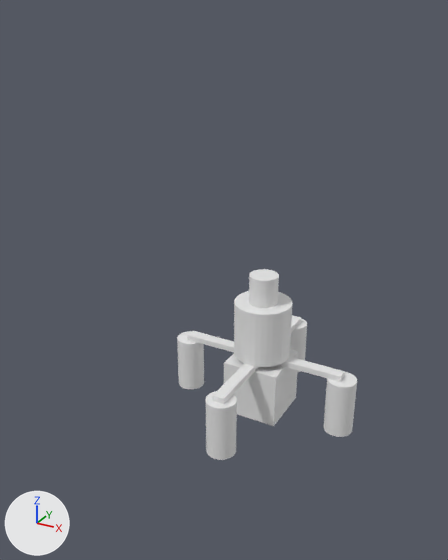
Two versions of the FBX model Assets/Model/Extra Buildings/Building 27.fbx, one commit apart.
One viewpoint serves both versions: a 50 mm camera at (8.12, -17.57, 13.47) aimed at (-0.55, -1.81, 5.59). Every picture has the same lights, and +X, +Y and +Z are marked at lower left. Where no turn or scale is listed for an object, it has been applied to the vertices.
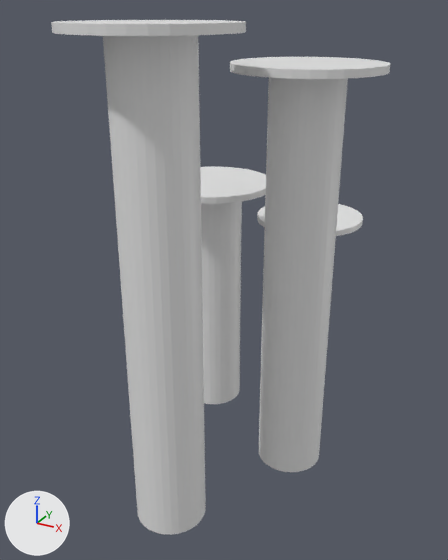
Boxes [x1, y1, x2, y2] around the edits, measured in the pictures (448 x 560 px):
'Cylinder.309', added
    after: [103, 35, 200, 137]
'Cylinder.024', moved, rescaled
    before: [205, 391, 237, 460]
    after: [116, 216, 202, 309]
'Cylinder.304', added
    after: [110, 129, 201, 228]
'Cylinder.025', moved
    before: [234, 291, 293, 367]
    after: [260, 345, 327, 420]
'Cylinder.026', moved, rescaled
    before: [249, 269, 279, 308]
    after: [265, 150, 342, 233]
'Cylinder.307', added
    after: [267, 77, 348, 158]
'Cylinder.319', added
    after: [122, 294, 203, 382]
'Cylinder.320', added
    after: [127, 365, 204, 448]
'Cylinder.316', added
    after: [263, 222, 337, 301]
'Cylinder.321', added
    after: [132, 428, 205, 507]
'Cylinder.317', added
    after: [261, 288, 332, 363]
'Cylinder.003', added
    after: [259, 403, 323, 472]
'Cylinder.021', moved, rescaled
    before: [177, 331, 204, 389]
    after: [203, 297, 241, 358]
'Cube.006', deleted
    before: [224, 349, 298, 426]
'Cylinder.313', added
    after: [230, 57, 390, 79]
'Cylinder.314', added
    after: [51, 20, 246, 36]
'Cylinder.312', added
    after: [200, 167, 266, 204]
'Cylinder.315', added
    after: [202, 245, 241, 307]
'Cylinder.308', added
    after: [201, 202, 242, 253]
'Cylinder.322', added
    after: [136, 485, 206, 535]
'Cylinder.022', moved, rescaled (not visible afterwards)
    before: [323, 372, 357, 437]
'Cylinder.059', added
    after: [203, 347, 240, 404]
'Cylinder.311', added
    after: [257, 204, 363, 236]
'Cube.008', deleted
    before: [279, 356, 345, 382]
'Cube.010', deleted
    before: [213, 363, 258, 404]
'Cube.007', deleted
    before: [187, 331, 234, 352]
'Cube.009', deleted
    before: [291, 315, 301, 332]

Edits to the bpy script that builds the scene:
```text
Change ob_cylinder_022:
    ob_cylinder_022.scale: (0.5, 0.5, 1.0) -> (1.0, 1.0, 1.0)
    ob_cylinder_022.location: (3.0, 0.0, 1.0) -> (0.0, 4.0, 1.0)
Remove ob_cube_009:
    ob_cube_009 = bpy.data.objects.new('Cube.009', me_cube_047)
Remove ob_cube_008:
    ob_cube_008 = bpy.data.objects.new('Cube.008', me_cube_046)
Change ob_cylinder_026:
    ob_cylinder_026.scale: (0.5, 0.5, 0.5) -> (1.0, 1.0, 1.0)
    ob_cylinder_026.location: (0.0, 0.0, 4.7) -> (2.0, -2.0, 9.0)
Change ob_cylinder_021:
    ob_cylinder_021.scale: (0.5, 0.5, 1.0) -> (1.0, 1.0, 1.0)
    ob_cylinder_021.location: (-3.0, 0.0, 1.0) -> (-2.0, 0.0, 3.0)
Remove ob_cube_007:
    ob_cube_007 = bpy.data.objects.new('Cube.007', me_cube_045)
Change ob_cylinder_025:
    ob_cylinder_025.location: (0.0, 0.0, 3.2) -> (2.0, -2.0, 3.0)
Change ob_cylinder_024:
    ob_cylinder_024.scale: (0.5, 0.5, 1.0) -> (1.0, 1.0, 1.0)
    ob_cylinder_024.location: (0.0, -3.0, 1.0) -> (0.0, -6.0, 8.0)
Remove ob_cube_010:
    ob_cube_010 = bpy.data.objects.new('Cube.010', me_cube_048)
Remove ob_cube_006:
    ob_cube_006 = bpy.data.objects.new('Cube.006', me_cube_044)
Add ob_cylinder_307:
    ob_cylinder_307 = bpy.data.objects.new('Cylinder.307', me_cylinder_440)  # a 32-sided cylinder along z spanning x -1.0..1.0, y -1.0..1.0, z -1.0..1.0
    ob_cylinder_307.location = (2.0, -2.0, 11.0)
Add ob_cylinder_322:
    ob_cylinder_322 = bpy.data.objects.new('Cylinder.322', me_cylinder_458)  # a 32-sided cylinder along z spanning x -1.0..1.0, y -1.0..1.0, z -0.5..0.5
    ob_cylinder_322.location = (0.0, -6.0, 0.5)
Add ob_cylinder_311:
    ob_cylinder_311 = bpy.data.objects.new('Cylinder.311', me_cylinder_444)  # a 32-sided cylinder along z spanning x -1.0..1.0, y -1.0..1.0, z -1.0..1.0
    ob_cylinder_311.location = (0.0, 4.0, 6.1)
    ob_cylinder_311.scale = (-2.0, -2.0, -0.1)
Add ob_cylinder_320:
    ob_cylinder_320 = bpy.data.objects.new('Cylinder.320', me_cylinder_456)  # a 32-sided cylinder along z spanning x -1.0..1.0, y -1.0..1.0, z -1.0..1.0
    ob_cylinder_320.location = (0.0, -6.0, 4.0)
Add ob_cylinder_315:
    ob_cylinder_315 = bpy.data.objects.new('Cylinder.315', me_cylinder_451)  # a 32-sided cylinder along z spanning x -1.0..1.0, y -1.0..1.0, z -1.0..1.0
    ob_cylinder_315.location = (-2.0, 0.0, 5.0)
Add ob_cylinder_308:
    ob_cylinder_308 = bpy.data.objects.new('Cylinder.308', me_cylinder_451.copy())
    ob_cylinder_308.location = (-2.0, 0.0, 7.0)
Add ob_cylinder_314:
    ob_cylinder_314 = bpy.data.objects.new('Cylinder.314', me_cylinder_450)  # a 32-sided cylinder along z spanning x -1.0..1.0, y -1.0..1.0, z -1.0..1.0
    ob_cylinder_314.location = (0.0, -6.0, 13.1)
    ob_cylinder_314.scale = (-2.0, -2.0, -0.1)
Add ob_cylinder_319:
    ob_cylinder_319 = bpy.data.objects.new('Cylinder.319', me_cylinder_456.copy())
    ob_cylinder_319.location = (0.0, -6.0, 6.0)
Add ob_cylinder_316:
    ob_cylinder_316 = bpy.data.objects.new('Cylinder.316', me_cylinder_440.copy())
    ob_cylinder_316.location = (2.0, -2.0, 7.0)
Add ob_cylinder_059:
    ob_cylinder_059 = bpy.data.objects.new('Cylinder.059', me_cylinder_451.copy())
    ob_cylinder_059.location = (-2.0, 0.0, 1.0)
Add ob_cylinder_003:
    ob_cylinder_003 = bpy.data.objects.new('Cylinder.003', me_cylinder_440.copy())
    ob_cylinder_003.location = (2.0, -2.0, 1.0)
Add ob_cylinder_304:
    ob_cylinder_304 = bpy.data.objects.new('Cylinder.304', me_cylinder_456.copy())
    ob_cylinder_304.location = (0.0, -6.0, 10.0)
Add ob_cylinder_317:
    ob_cylinder_317 = bpy.data.objects.new('Cylinder.317', me_cylinder_440.copy())
    ob_cylinder_317.location = (2.0, -2.0, 5.0)
Add ob_cylinder_321:
    ob_cylinder_321 = bpy.data.objects.new('Cylinder.321', me_cylinder_456.copy())
    ob_cylinder_321.location = (0.0, -6.0, 2.0)
Add ob_cylinder_312:
    ob_cylinder_312 = bpy.data.objects.new('Cylinder.312', me_cylinder_448)  # a 32-sided cylinder along z spanning x -1.0..1.0, y -1.0..1.0, z -1.0..1.0
    ob_cylinder_312.location = (-2.0, 0.0, 8.1)
    ob_cylinder_312.scale = (-2.0, -2.0, -0.1)
Add ob_cylinder_313:
    ob_cylinder_313 = bpy.data.objects.new('Cylinder.313', me_cylinder_449)  # a 32-sided cylinder along z spanning x -1.0..1.0, y -1.0..1.0, z -1.0..1.0
    ob_cylinder_313.location = (2.0, -2.0, 12.1)
    ob_cylinder_313.scale = (-2.0, -2.0, -0.1)
Add ob_cylinder_309:
    ob_cylinder_309 = bpy.data.objects.new('Cylinder.309', me_cylinder_456.copy())
    ob_cylinder_309.location = (0.0, -6.0, 12.0)
```
